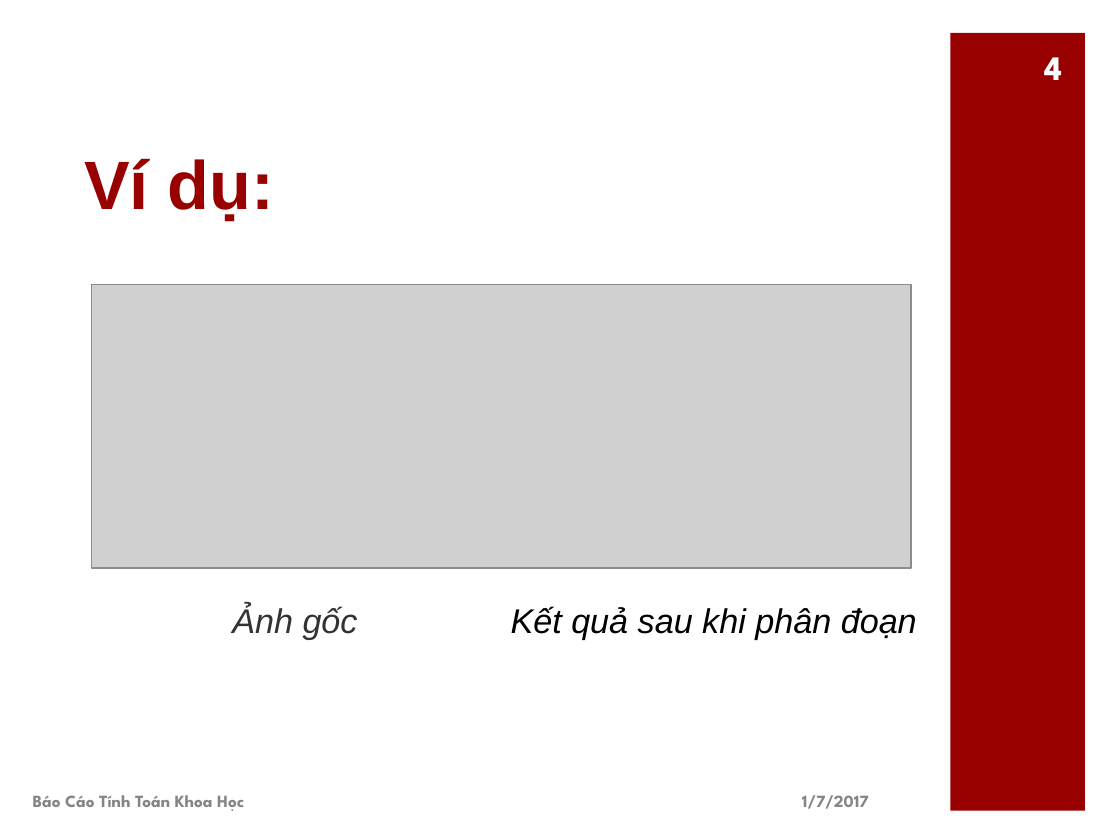
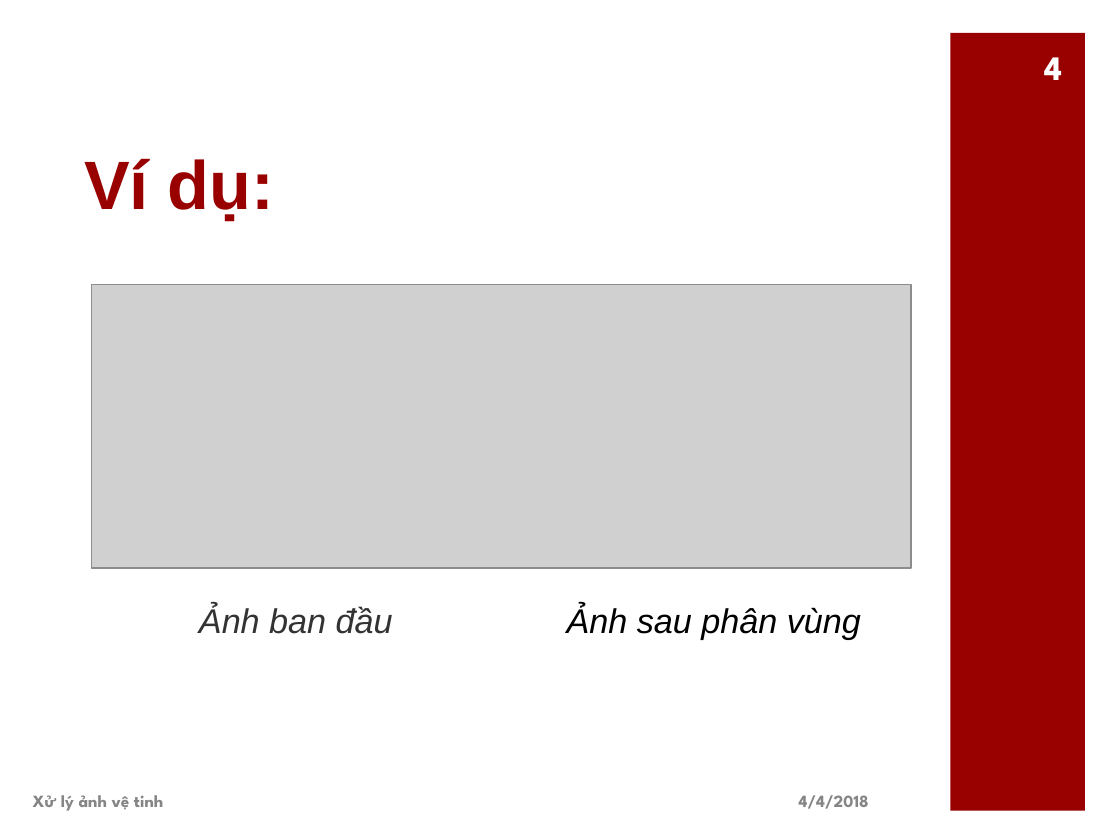
Before and after one commit to doanbecb/ImageSegmentation, a slide deck: slide 4 of slide.pptx. Drawn at 1120x840 pixels with LibreOffice and Linux fonts; fonts in the diff are those of the drawing; grey boxes stand for pictures. Boxes give left, top, right and bottom in pixels: in the first picture for what was removed or moved away, otherwise in the second. Text is boxed around its words. In the diff, an @@ line names an element or a change of style, - is before the commit and + after.

```diff
--- a/slide.pptx
+++ b/slide.pptx
@@ text at (199, 605, 393, 634): text changed @@
-Ảnh gốc
+Ảnh ban đầu
@@ text at (567, 605, 861, 639): text changed @@
-Kết quả sau khi phân đoạn
+Ảnh sau phân vùng
@@ text at (33, 795, 163, 811): text changed @@
-Báo Cáo Tính Toán Khoa Học
+Xử lý ảnh vệ tinh
@@ text at (799, 795, 869, 809): text changed @@
-1/7/2017
+4/4/2018
```
Also in this commit, not shown: 22 other slides changed, 9 other files.
